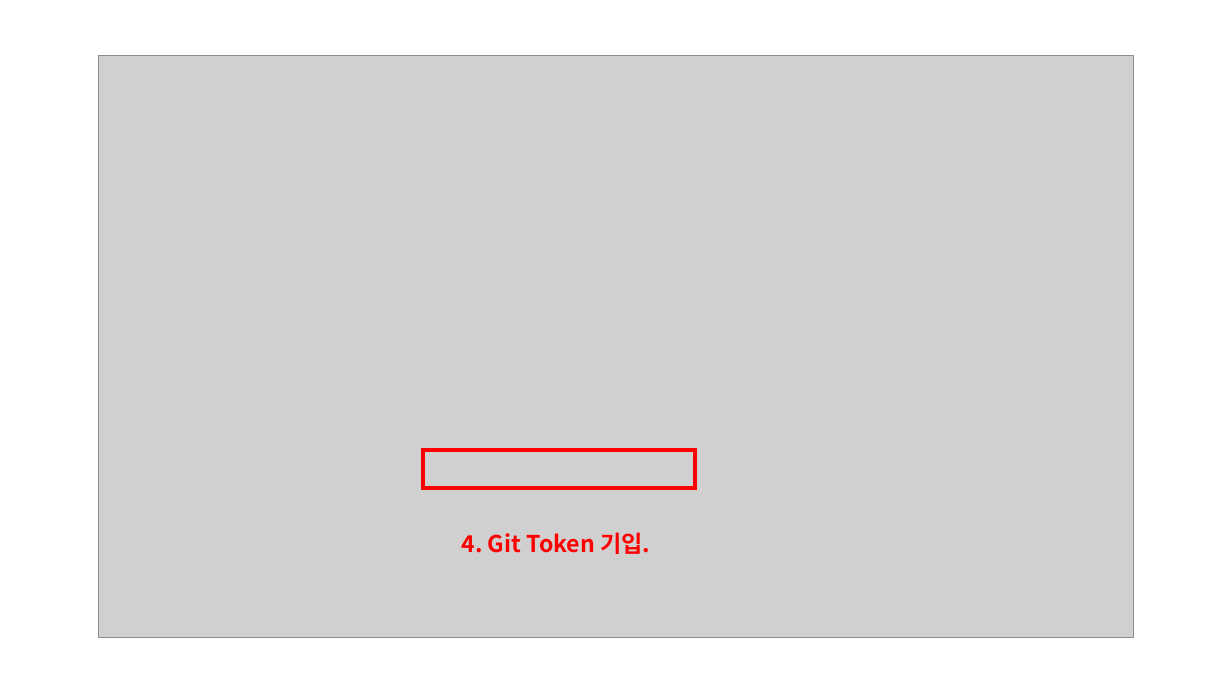
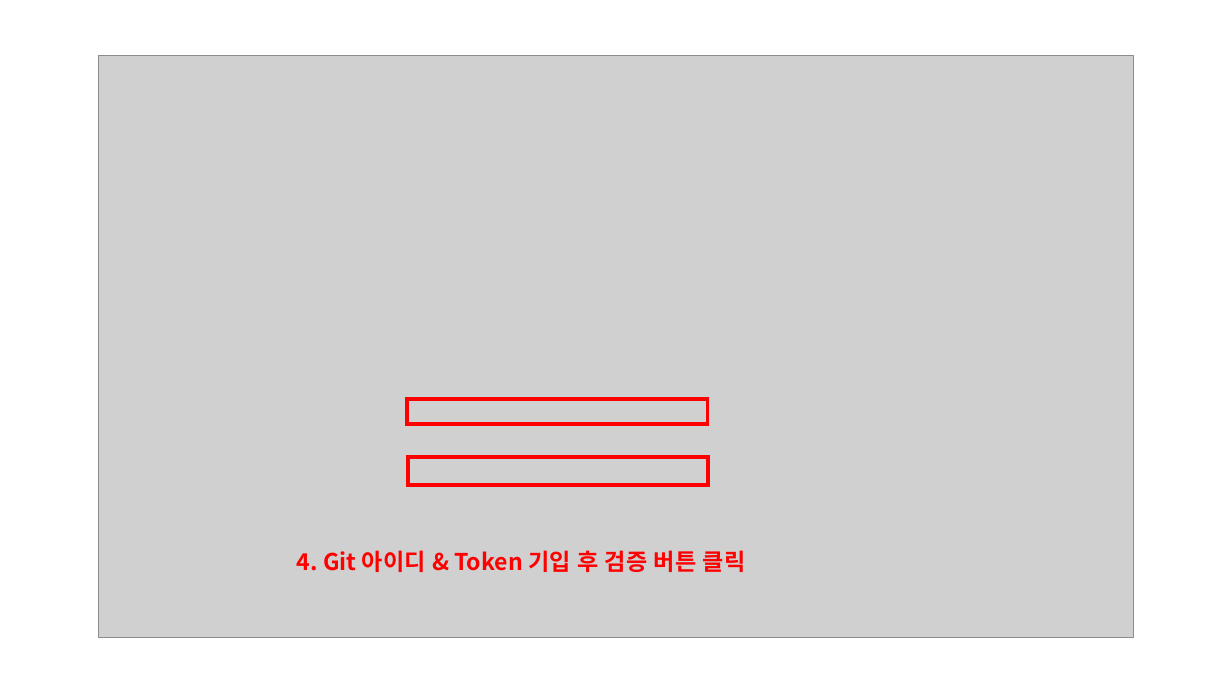
Before and after one commit to ahrtz/Project_Saf1, a slide deck: slide 5 of [Guide]git token 발급 및 연동 방법.pptx. Drawn at 1232x693 pixels with LibreOffice and Linux fonts; fonts in the diff are those of the drawing; grey boxes stand for pictures. Boxes give left, top, right and bottom in pixels: in the first picture for what was removed or moved away, otherwise in the second. Text is boxed around its words. In the diff, an @@ line names an element or a change of style, - is before the commit and + after.

Commit message:
[Doc] Git 토큰 발급 및 연동 방법 가이드 추가

```diff
--- a/[Guide]git token 발급 및 연동 방법.pptx
+++ b/[Guide]git token 발급 및 연동 방법.pptx
@@ rectangle added at [408,399,708,425], outline #FF0000 3 pt @@
@@ rectangle: place and size @@
-rectangle at [423,450,696,487]
+rectangle at [409,457,709,484]
@@ text at [297,550,746,572]: text changed @@
-4. Git Token 기입.
+4. Git 아이디 & Token 기입 후 검증 버튼 클릭
```
